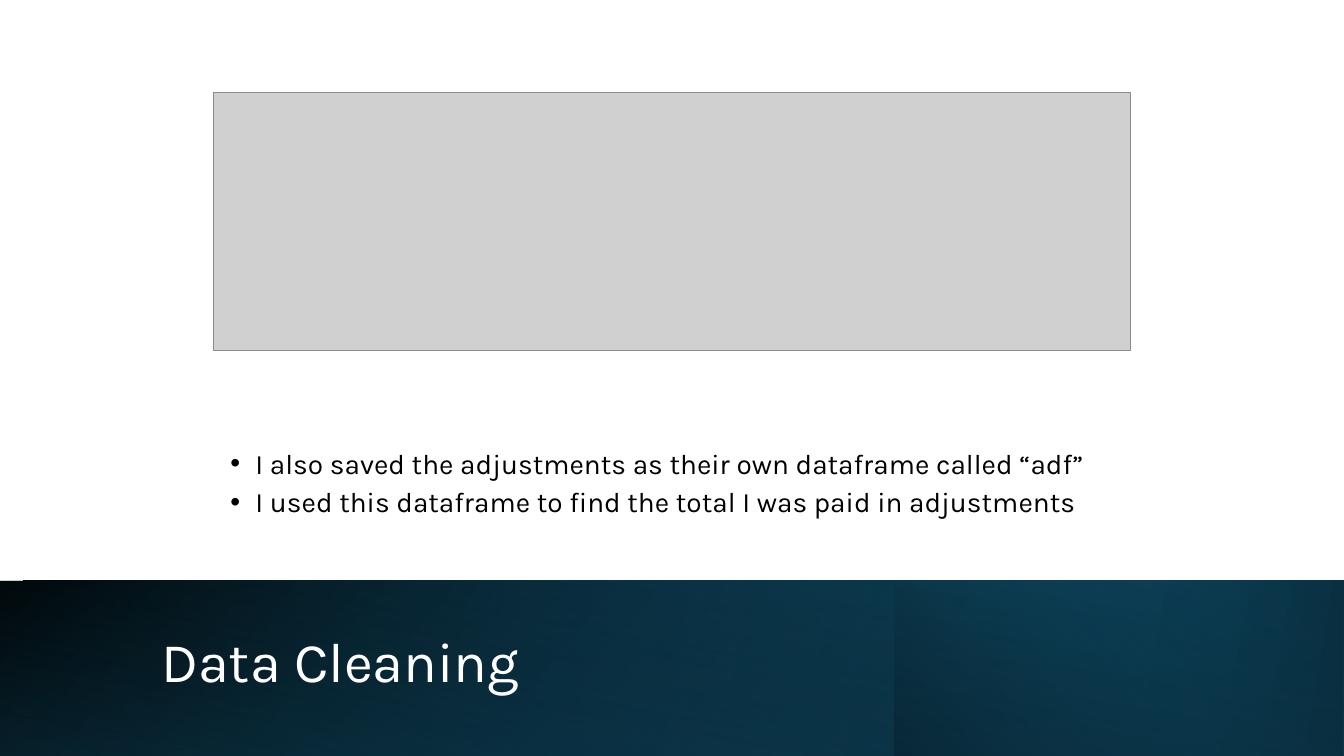
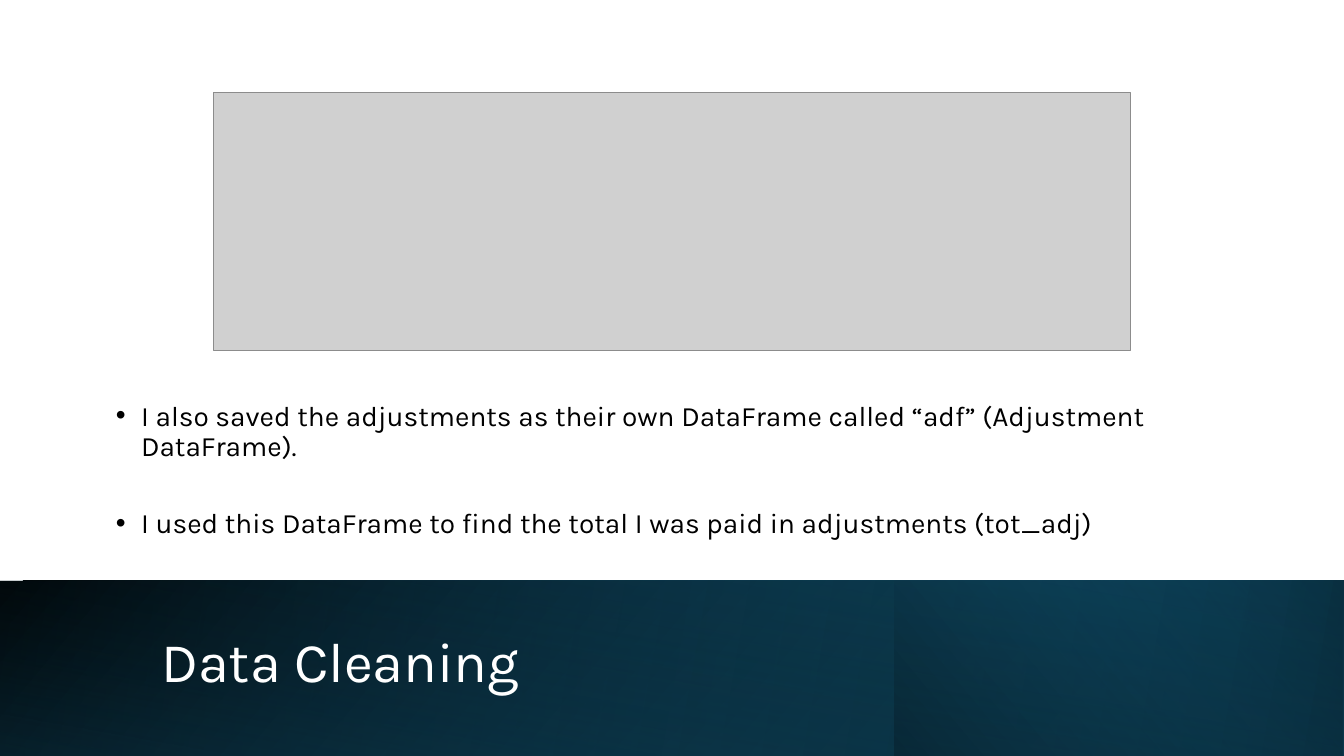
Before and after one commit to cbhutley/Lyft-Payment-Verification, a slide deck: slide 6 of Lyft Earnings Commitment Verification.pptx. Drawn at 1344x756 pixels with LibreOffice and Linux fonts; fonts in the diff are those of the drawing; grey boxes stand for pictures. Boxes give left, top, right and bottom in pixels: in the first picture for what was removed or moved away, otherwise in the second. Text is boxed around its words. In the diff, an @@ line names an element or a change of style, - is before the commit and + after.

```diff
--- a/Lyft Earnings Commitment Verification.pptx
+++ b/Lyft Earnings Commitment Verification.pptx
@@ text at [141, 406, 1144, 540]: text changed @@
-• I also saved the adjustments as their own dataframe called “adf”
-• I used this dataframe to find the total I was paid in adjustments
+• I also saved the adjustments as their own DataFrame called “adf” (Adjustment DataFrame).
+• I used this DataFrame to find the total I was paid in adjustments (tot_adj)
```
Also in this commit, not shown: 5 other slides changed, 4 slides added, 1 slide removed.
